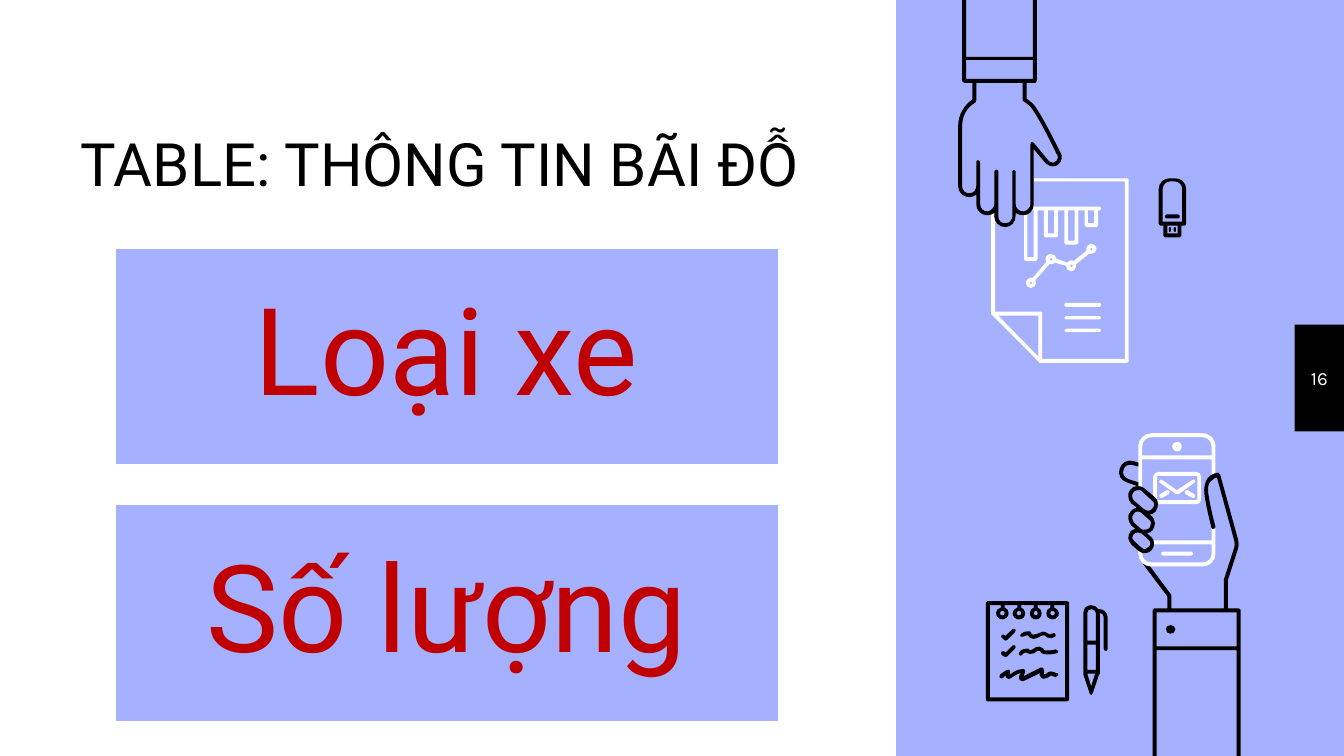
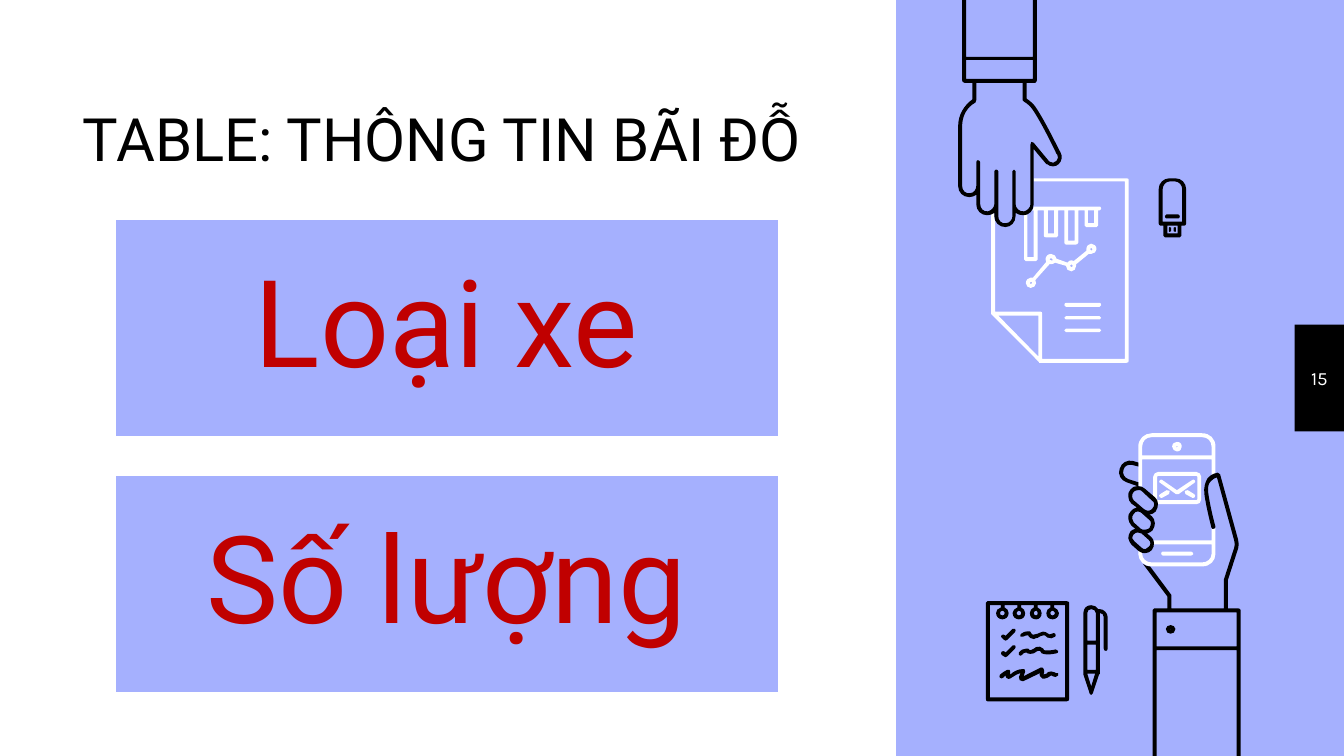
Before and after one commit to thuypt102/Practice-teamwork-01, a slide deck: slide 15 of Quản lý bãi đỗ xe.pptx (slide 16 before the commit). Drawn at 1344x756 pixels with LibreOffice and Linux fonts; fonts in the diff are those of the drawing. Boxes give left, top, right and bottom in pixels: in the first picture for what was removed or moved away, otherwise in the second. Text is boxed around its words. In the diff, an @@ line names an element or a change of style, - is before the commit and + after.

```diff
--- a/Quản lý bãi đỗ xe.pptx
+++ b/Quản lý bãi đỗ xe.pptx
@@ title "TABLE: THÔNG TIN BÃI ĐỖ" moved from (x1=81, y1=131, x2=798, y2=187) to (x1=83, y1=106, x2=800, y2=162) @@
@@ 2 texts, 2 rectangles moved together from (x1=114, y1=247, x2=781, y2=722) to (x1=114, y1=218, x2=781, y2=694) @@
@@ page number at (x1=1311, y1=373, x2=1328, y2=386): text changed @@
-16
+15
```
Also in this commit, not shown: 10 other slides changed, 1 slide added, 2 slides removed.
